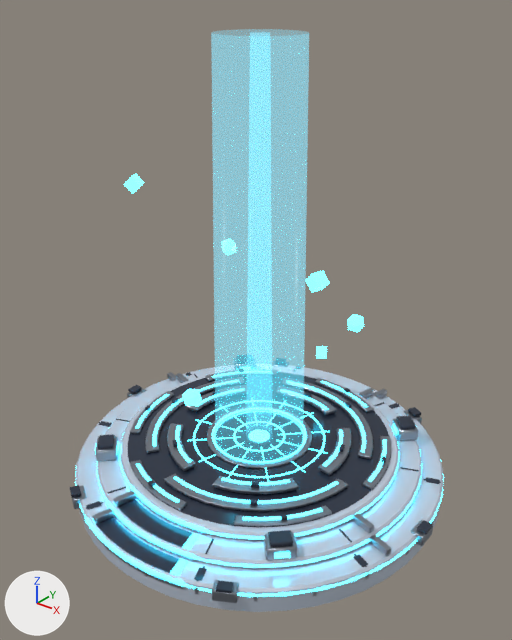
The glTF model assets/models/stations/teleporter.glb: old version first, new version second.
Before and after are seen from a camera (50 mm lens) standing at (2.92, -3.69, 3.53) and looking at (0.05, -0.11, 1.31). Every picture has the same lights, and +X, +Y and +Z are marked at lower left. The picture after the commit comes second. Where no turn or scale is listed for an object, it has been applied to the vertices.

In view in the first picture: 'Beam', 'Platform', 'Ring0', 'Ring1', 'Ring2' and 5 more.
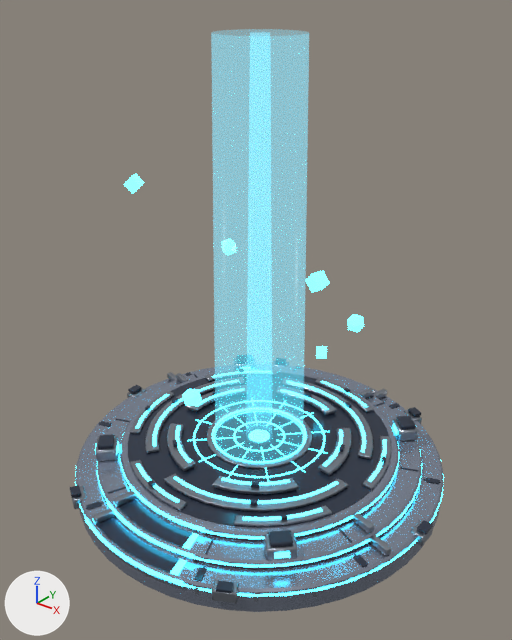
The change, as a list of edits to the scene's bpy script:
```text
Change mat_panel:
    mat_panel.base_color: (0.62, 0.7, 0.82) -> (0.3, 0.34, 0.43)  # pale blue #cedaea -> grey #959eaf
    mat_panel.metallic: 0.35 -> 0.75
```

Pixel boxes [x1, y1, x2, y2] of what changed, in the pictures (512 x 640 px):
'Platform', recoloured, surface changed (darker)
    both: [73, 367, 444, 612]
